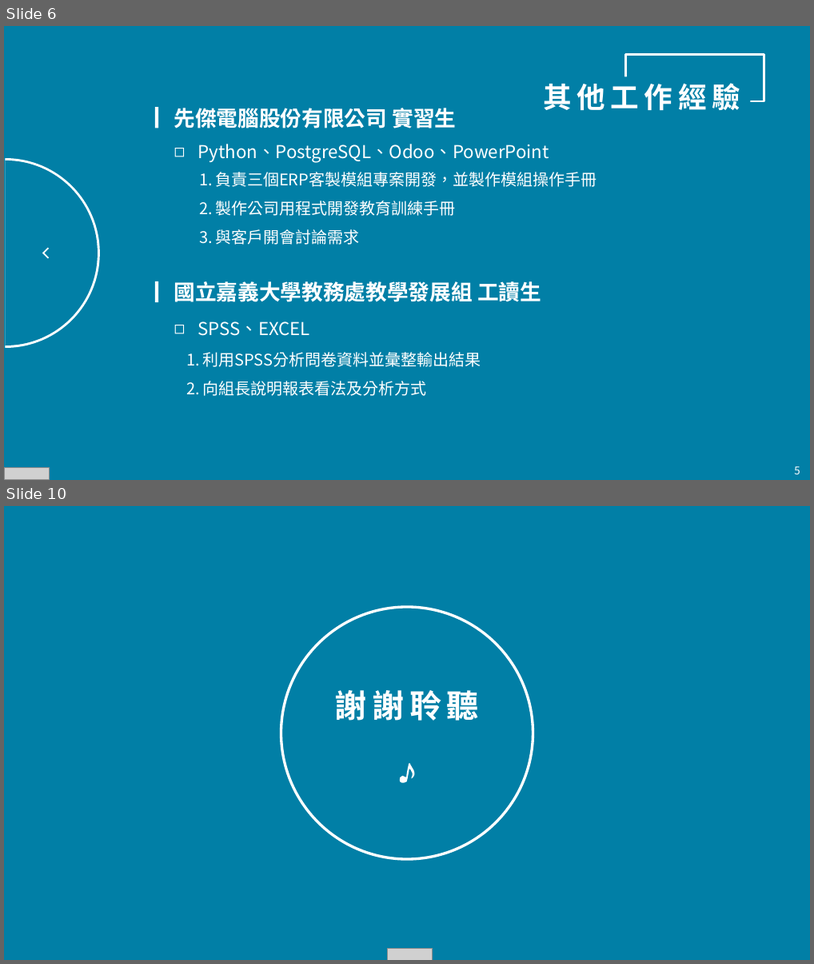
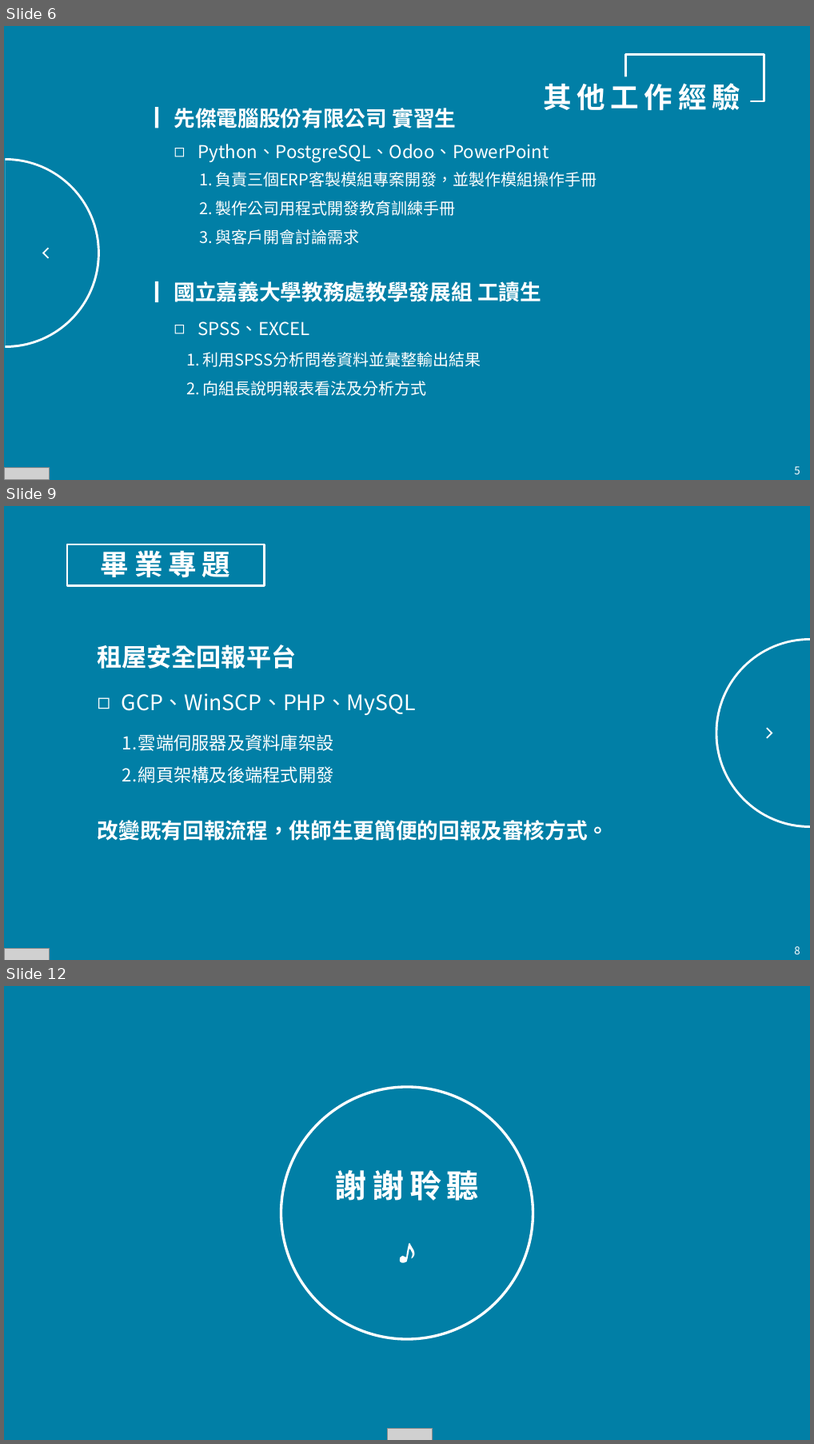
Before and after one commit to ncyupika/ananzoona, a slide deck: 緯創資通_後端工程師暨系統架構師_吳紹羽.pptx. Shown one above the other, each under a label of ours: slides 6 and 10 before the commit, slides 6, 9 and 12 after it; the slides between them are not shown. The pictures are 814x964 and 814x1444 pixels, drawn with LibreOffice and Linux fonts; fonts in the diff are those of the drawing; grey boxes stand for pictures. Boxes give left, top, right and bottom in pixels: in the first picture for what was removed or moved away, otherwise in the second. Text is boxed around its words. In the diff, an @@ line names an element or a change of style, - is before the commit and + after.

```diff
--- a/緯創資通_後端工程師暨系統架構師_吳紹羽.pptx
+++ b/緯創資通_後端工程師暨系統架構師_吳紹羽.pptx
@@ slide 9 added at [4,506,810,960], background #017FA6 @@
@@ rectangle added at [66,544,265,585], outline #FFFFFF 2.25 pt @@
@@ text added at [101,550,230,578], 32 pt, text #FFFFFF, bold @@
+畢業專題
@@ freeform shape added at [716,638,810,828], fill #FFFFFF @@
@@ freeform shape added at [718,640,810,825], fill #017FA6 @@
@@ freeform shape added at [767,728,774,738], fill #FFFFFF @@
@@ group added at [98,644,610,840]: 4 texts @@
+租屋安全回報平台
+◻ GCP、WinSCP、PHP、MySQL
+1. 雲端伺服器及資料庫架設
+2. 網頁架構及後端程式開發
+改變既有回報流程，供師生更簡便的回報及審核方式。
@@ picture added at [4,948,50,960] @@
@@ text added at [794,946,800,954], 12 pt, text #FFFFFF @@
+8
@@ what was slide 10 is now slide 12 @@
```
Also in this commit, not shown: 3 slides changed, 1 other slide added.
